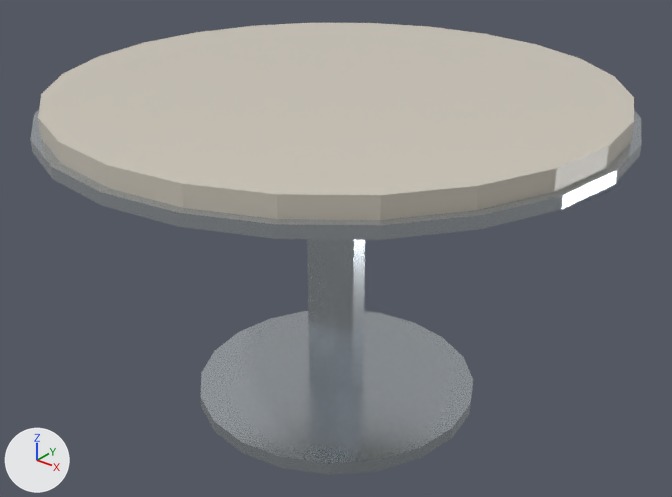
The glTF model game/models/cafe_table.glb: old version first, new version second.
Before and after are seen from a camera (50 mm lens) standing at (1.223, -1.531, 1.333) and looking at (0.0, -0.002, 0.385). Lighting does not change. The marker at lower left points along +X, +Y and +Z. The older version comes first.
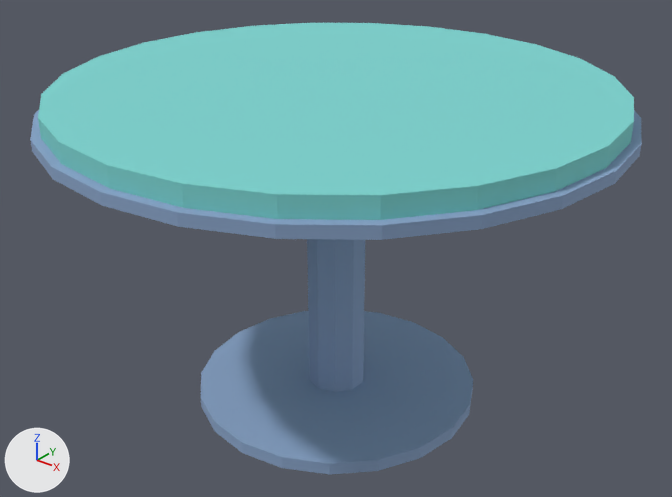
What changed in the scene script:
```text
Change mat_loungepearl:
    mat_loungepearl.base_color: (0.624, 0.578, 0.497) -> (0.198, 0.651, 0.624)  # pale yellow #cfc8bb -> cyan #7bd3cf
    mat_loungepearl.roughness: 0.35 -> 0.85
Change mat_cafechrome:
    mat_cafechrome.metallic: 0.9 -> 0.0
    mat_cafechrome.base_color: (0.584, 0.631, 0.672) -> (0.254, 0.371, 0.578)  # light grey #c9d0d6 -> blue #8aa4c8
    mat_cafechrome.roughness: 0.2 -> 0.85
```

What differs and where, as boxes (x1, y1, x2, y2) in the pictures (672 x 497 px):
'Cylinder', recoloured, surface changed: (30, 23, 642, 475) in both
